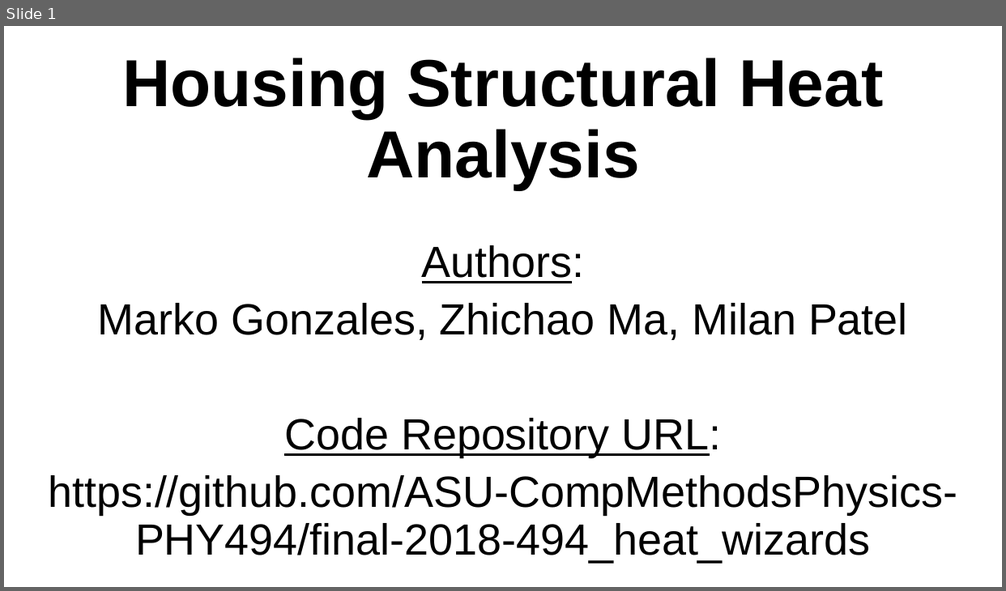
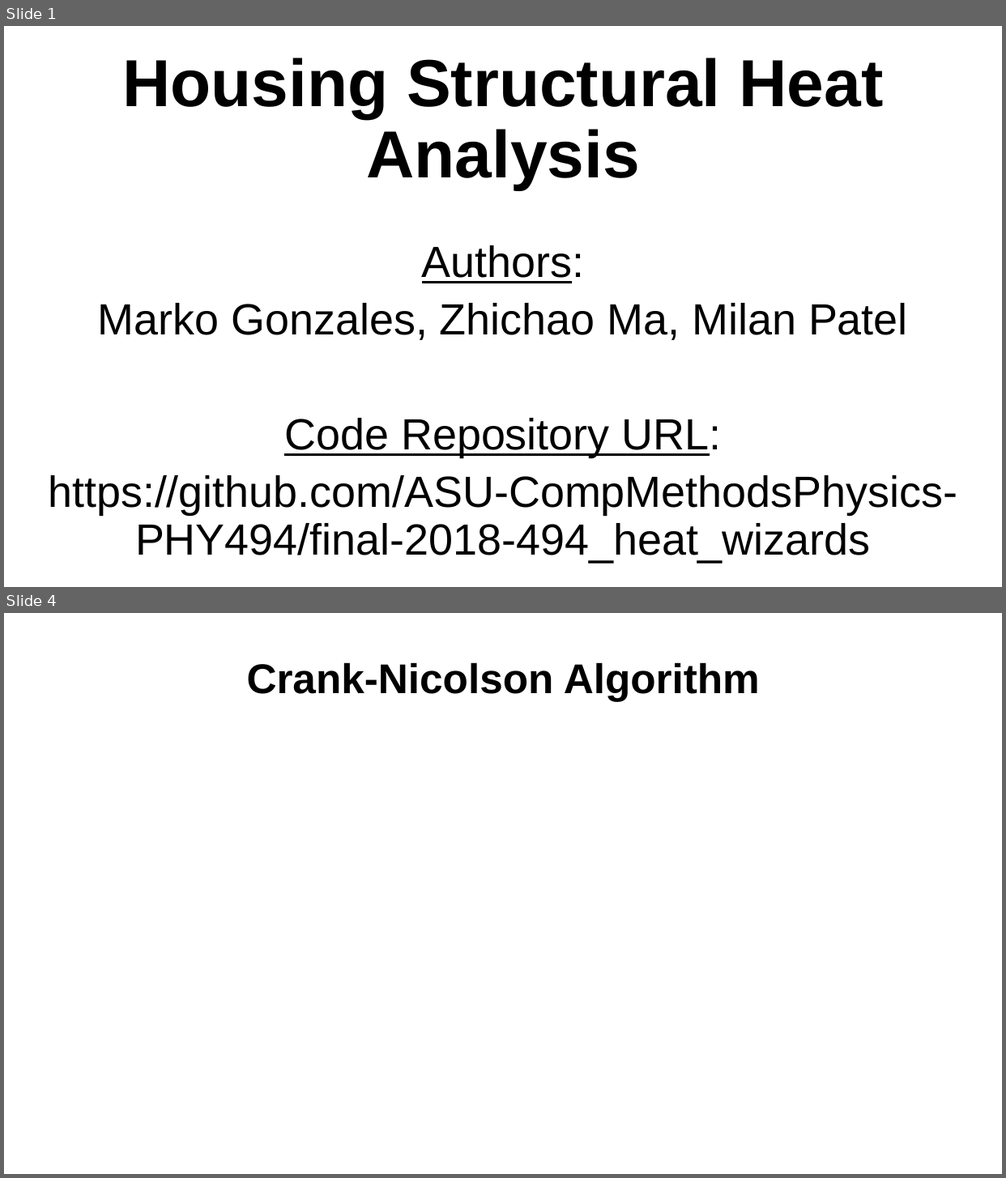
Before and after one commit to ASU-CompMethodsPhysics-PHY494/final-2018-494_heat_wizards, a slide deck: poster/poster_v1.1.pptx. Shown one above the other, each under a label of ours: slide 1 before the commit, slides 1 and 4 after it; the slides between them are not shown. The pictures are 1006x591 and 1006x1178 pixels, drawn with LibreOffice and Linux fonts; fonts in the diff are those of the drawing. Boxes give left, top, right and bottom in pixels: in the first picture for what was removed or moved away, otherwise in the second. Text is boxed around its words. In the diff, an @@ line names an element or a change of style, - is before the commit and + after.

```diff
--- a/poster/poster_v1.1.pptx
+++ b/poster/poster_v1.1.pptx
@@ slide 4 added at box(4, 613, 1002, 1174), background #FFFFFF @@
@@ title added at box(247, 662, 760, 701), 40 pt, text #000000, bold @@
+Crank-Nicolson Algorithm
```
Also in this commit, not shown: 1 slide changed, 1 other slide added, 3 slides removed.
